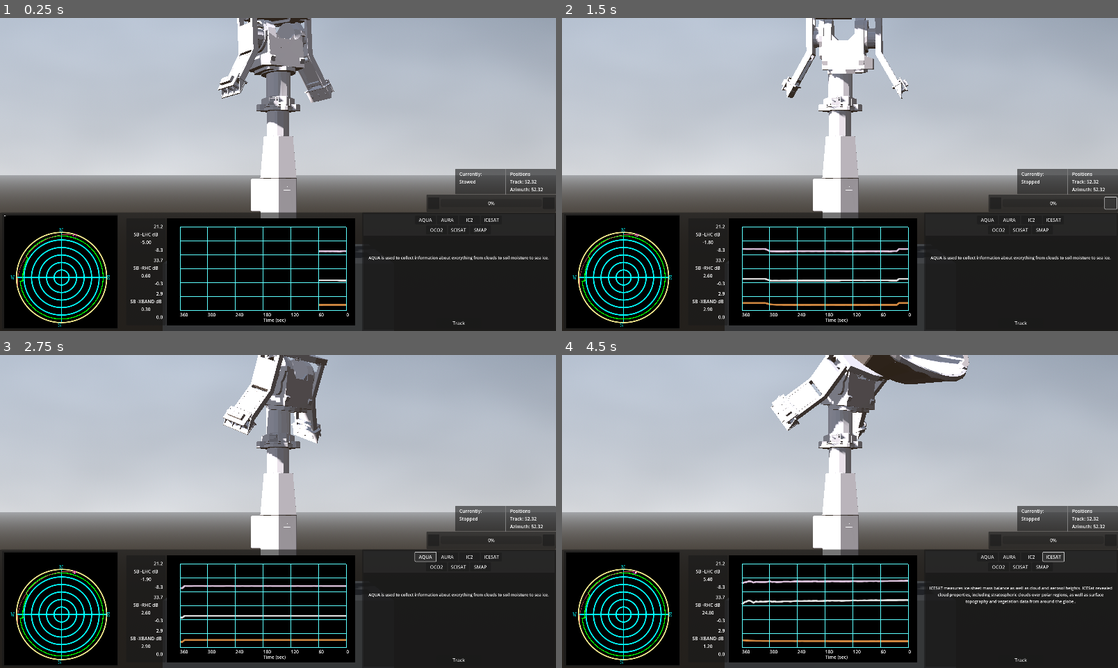
Above: before the commit, frames 1-4 (two rows, left to right).
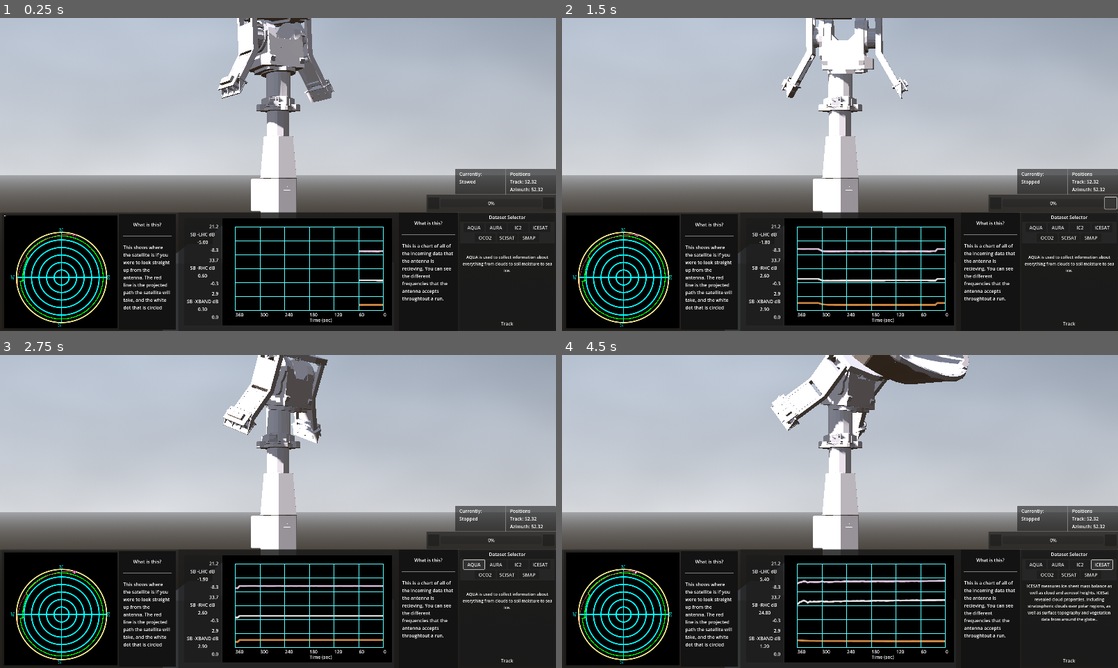
Above: after the commit, the same moments.

Repository: asfadmin/antenna-museum-exhibit
Game: Godot game, scene res://src/main.tscn
Two runs of this game, one before a commit and one after it. Both use one fixed random seed, a clock stepped at 60 frames per second and the inputs below.
Inputs (mouse positions are in pixels of both pictures, inside the frame that each line leads up to):
- Up to frame 1 (0.25 s): no input
- Up to frame 2 (1.5 s): click (995, 202) at 0.5 s; click (1112, 202) at 1.25 s
- Up to frame 3 (2.75 s): click "AQUA" at 2 s
- Up to frame 4 (4.5 s): click "AURA" at 2.75 s; click "IC2" at 3.5 s; click "ICESAT" at 4.25 s

The runs differ from the first frame. In frame 1, 7.6% of the frame differs, in the area x 21-100%, y 62-100%; in frame 2, 7.8%; in frame 3, 7.6%; in frame 4, 8.4%.
Error in both runs: Cannot call method 'get_error' on a null value. (res://addons/icons-fonts/icons_fonts/IconsFonts.gd:57)

Commit message:
style: add help sections and move things around more

Diff:
--- a/exhibit-frontend/src/theme_components/background_panel.tres
+++ b/exhibit-frontend/src/theme_components/background_panel.tres
@@ -1,4 +1,4 @@
 [gd_resource type="StyleBoxFlat" format=3 uid="uid://dlb4t6pt5gsag"]
 
 [resource]
-bg_color = Color(0.140447, 0.140447, 0.140447, 1)
+bg_color = Color(0.0768358, 0.0768358, 0.0768358, 1)
--- a/exhibit-frontend/src/ui.tscn
+++ b/exhibit-frontend/src/ui.tscn
@@ -1,10 +1,11 @@
-[gd_scene load_steps=23 format=3 uid="uid://7wshqwt5ss1q"]
+[gd_scene load_steps=24 format=3 uid="uid://7wshqwt5ss1q"]
 
 [ext_resource type="FontFile" uid="uid://bbfeoo2kuf30n" path="res://addons/icons-fonts/icons_fonts/MaterialIcons/material_design_icons.ttf" id="1_02y5j"]
 [ext_resource type="Script" uid="uid://sfoyl3fbn8so" path="res://addons/icons-fonts/nodes/FontIcon.gd" id="2_4dnhj"]
 [ext_resource type="Script" uid="uid://bo7bolnuump38" path="res://addons/icons-fonts/resources/FontIconSetting.gd" id="3_irs2y"]
 [ext_resource type="PackedScene" uid="uid://cvfg2agde6b5d" path="res://src/plot_control/PlotControl.tscn" id="4_4dnhj"]
 [ext_resource type="PackedScene" uid="uid://pyqxiujpu271" path="res://src/track_status/track_status.tscn" id="5_irs2y"]
+[ext_resource type="StyleBox" uid="uid://dlb4t6pt5gsag" path="res://src/theme_components/background_panel.tres" id="7_g1sg1"]
 [ext_resource type="Script" uid="uid://5xtucs376evk" path="res://src/ui_components/status_menu.gd" id="7_ryeci"]
 [ext_resource type="Script" uid="uid://ubq7ph0pay6t" path="res://src/ui_components/dataset_button.gd" id="7_ya46p"]
 [ext_resource type="Script" uid="uid://cjtowq518rbsq" path="res://src/ui_components/dataset_resource.gd" id="8_75kda"]
@@ -253,24 +254,94 @@
 theme_override_constants/margin_right = 5
 theme_override_constants/margin_bottom = 5
 
-[node name="PanelContainer2" type="PanelContainer" parent="VBoxContainer/PanelContainer/HBoxContainer/MarginContainer2"]
+[node name="HBoxContainer" type="HBoxContainer" parent="VBoxContainer/PanelContainer/HBoxContainer/MarginContainer2"]
+layout_mode = 2
+
+[node name="PanelContainer2" type="PanelContainer" parent="VBoxContainer/PanelContainer/HBoxContainer/MarginContainer2/HBoxContainer"]
 custom_minimum_size = Vector2(400, 400)
 layout_mode = 2
 size_flags_horizontal = 4
 size_flags_vertical = 4
 
-[node name="MarginContainer" type="MarginContainer" parent="VBoxContainer/PanelContainer/HBoxContainer/MarginContainer2/PanelContainer2"]
-layout_mode = 2
-theme_override_constants/margin_left = 5
-theme_override_constants/margin_top = 5
-theme_override_constants/margin_bottom = 5
-
-[node name="AspectRatioContainer" parent="VBoxContainer/PanelContainer/HBoxContainer/MarginContainer2/PanelContainer2/MarginContainer" instance=ExtResource("5_irs2y")]
-layout_mode = 2
-
-[node name="PlotControl" parent="VBoxContainer/PanelContainer/HBoxContainer" instance=ExtResource("4_4dnhj")]
-custom_minimum_size = Vector2(831.88, 0)
-layout_mode = 2
+[node name="MarginContainer" type="MarginContainer" parent="VBoxContainer/PanelContainer/HBoxContainer/MarginContainer2/HBoxContainer/PanelContainer2"]
+layout_mode = 2
+theme_override_constants/margin_left = 5
+theme_override_constants/margin_top = 5
+theme_override_constants/margin_bottom = 5
+
+[node name="AspectRatioContainer" parent="VBoxContainer/PanelContainer/HBoxContainer/MarginContainer2/HBoxContainer/PanelContainer2/MarginContainer" instance=ExtResource("5_irs2y")]
+layout_mode = 2
+
+[node name="PanelContainer" type="PanelContainer" parent="VBoxContainer/PanelContainer/HBoxContainer/MarginContainer2/HBoxContainer"]
+layout_mode = 2
+theme_override_styles/panel = ExtResource("7_g1sg1")
+
+[node name="MarginContainer" type="MarginContainer" parent="VBoxContainer/PanelContainer/HBoxContainer/MarginContainer2/HBoxContainer/PanelContainer"]
+custom_minimum_size = Vector2(196.78, 0)
+layout_mode = 2
+theme_override_constants/margin_left = 15
+theme_override_constants/margin_top = 25
+theme_override_constants/margin_right = 15
+
+[node name="VBoxContainer" type="VBoxContainer" parent="VBoxContainer/PanelContainer/HBoxContainer/MarginContainer2/HBoxContainer/PanelContainer/MarginContainer"]
+layout_mode = 2
+theme_override_constants/separation = 26
+
+[node name="Label" type="Label" parent="VBoxContainer/PanelContainer/HBoxContainer/MarginContainer2/HBoxContainer/PanelContainer/MarginContainer/VBoxContainer"]
+layout_mode = 2
+text = "What is this?"
+horizontal_alignment = 1
+
+[node name="HSeparator" type="HSeparator" parent="VBoxContainer/PanelContainer/HBoxContainer/MarginContainer2/HBoxContainer/PanelContainer/MarginContainer/VBoxContainer"]
+layout_mode = 2
+
+[node name="Label2" type="Label" parent="VBoxContainer/PanelContainer/HBoxContainer/MarginContainer2/HBoxContainer/PanelContainer/MarginContainer/VBoxContainer"]
+custom_minimum_size = Vector2(0.09, 0)
+layout_mode = 2
+text = "This shows where the satellite is if you were to look straight up from the antenna. The red line is the projected path the satellite will take, and the white dot that is circled "
+autowrap_mode = 2
+
+[node name="Container" type="PanelContainer" parent="VBoxContainer/PanelContainer/HBoxContainer"]
+layout_mode = 2
+size_flags_horizontal = 3
+
+[node name="VBoxContainer" type="HBoxContainer" parent="VBoxContainer/PanelContainer/HBoxContainer/Container"]
+layout_mode = 2
+
+[node name="PlotControl" parent="VBoxContainer/PanelContainer/HBoxContainer/Container/VBoxContainer" instance=ExtResource("4_4dnhj")]
+custom_minimum_size = Vector2(760.05, 0)
+layout_mode = 2
+size_flags_vertical = 3
+
+[node name="PanelContainer2" type="PanelContainer" parent="VBoxContainer/PanelContainer/HBoxContainer/Container/VBoxContainer"]
+layout_mode = 2
+theme_override_styles/panel = ExtResource("7_g1sg1")
+
+[node name="PanelContainer" type="MarginContainer" parent="VBoxContainer/PanelContainer/HBoxContainer/Container/VBoxContainer/PanelContainer2"]
+custom_minimum_size = Vector2(202.92, 81.985)
+layout_mode = 2
+theme_override_constants/margin_left = 10
+theme_override_constants/margin_top = 25
+theme_override_constants/margin_right = 10
+theme_override_constants/margin_bottom = 5
+
+[node name="VBoxContainer" type="VBoxContainer" parent="VBoxContainer/PanelContainer/HBoxContainer/Container/VBoxContainer/PanelContainer2/PanelContainer"]
+layout_mode = 2
+theme_override_constants/separation = 26
+
+[node name="Label" type="Label" parent="VBoxContainer/PanelContainer/HBoxContainer/Container/VBoxContainer/PanelContainer2/PanelContainer/VBoxContainer"]
+layout_mode = 2
+text = "What is this?"
+horizontal_alignment = 1
+
+[node name="HSeparator" type="HSeparator" parent="VBoxContainer/PanelContainer/HBoxContainer/Container/VBoxContainer/PanelContainer2/PanelContainer/VBoxContainer"]
+layout_mode = 2
+
+[node name="Label2" type="Label" parent="VBoxContainer/PanelContainer/HBoxContainer/Container/VBoxContainer/PanelContainer2/PanelContainer/VBoxContainer"]
+custom_minimum_size = Vector2(0.08, 0)
+layout_mode = 2
+text = "This is a chart of all of the incoming data that the antenna is recieving. You can see the different frequencies that the antenna accepts throughtout a run."
+autowrap_mode = 2
 
 [node name="MarginContainer" type="MarginContainer" parent="VBoxContainer/PanelContainer/HBoxContainer"]
 layout_mode = 2
@@ -294,6 +365,11 @@
 [node name="Control" type="VBoxContainer" parent="VBoxContainer/PanelContainer/HBoxContainer/MarginContainer/PanelContainer/MarginContainer/PanelContainer"]
 layout_mode = 2
 size_flags_vertical = 3
+
+[node name="Label" type="Label" parent="VBoxContainer/PanelContainer/HBoxContainer/MarginContainer/PanelContainer/MarginContainer/PanelContainer/Control"]
+layout_mode = 2
+text = "Dataset Selector"
+horizontal_alignment = 1
 
 [node name="PanelContainer" type="PanelContainer" parent="VBoxContainer/PanelContainer/HBoxContainer/MarginContainer/PanelContainer/MarginContainer/PanelContainer/Control"]
 layout_mode = 2
